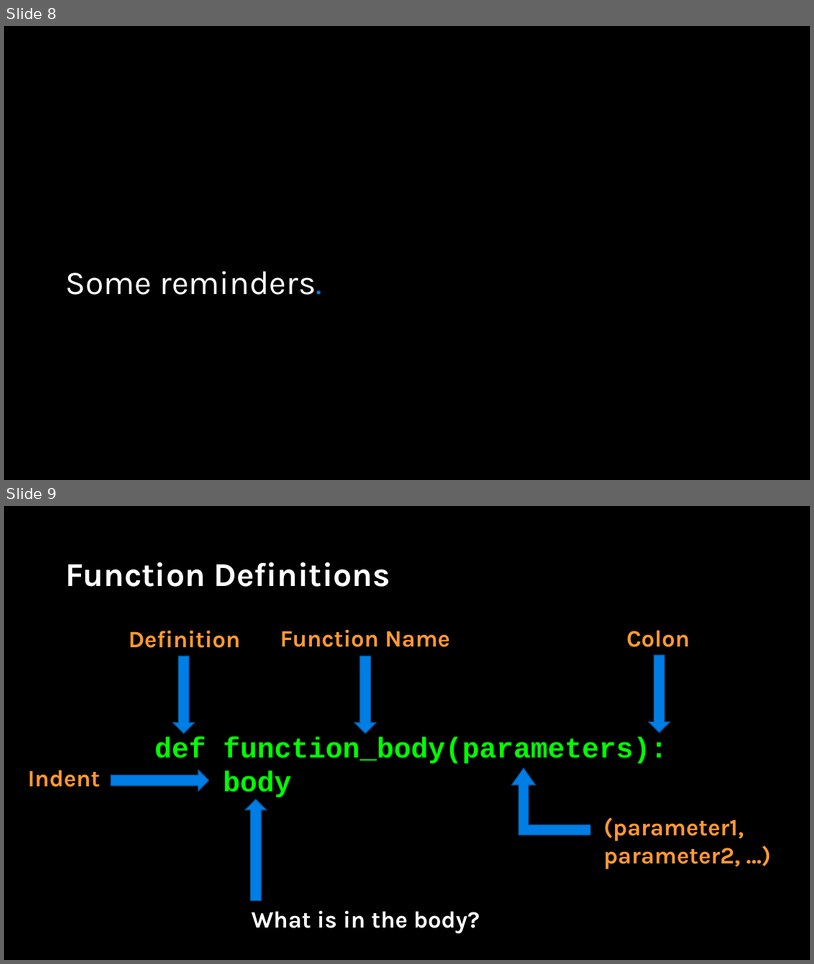
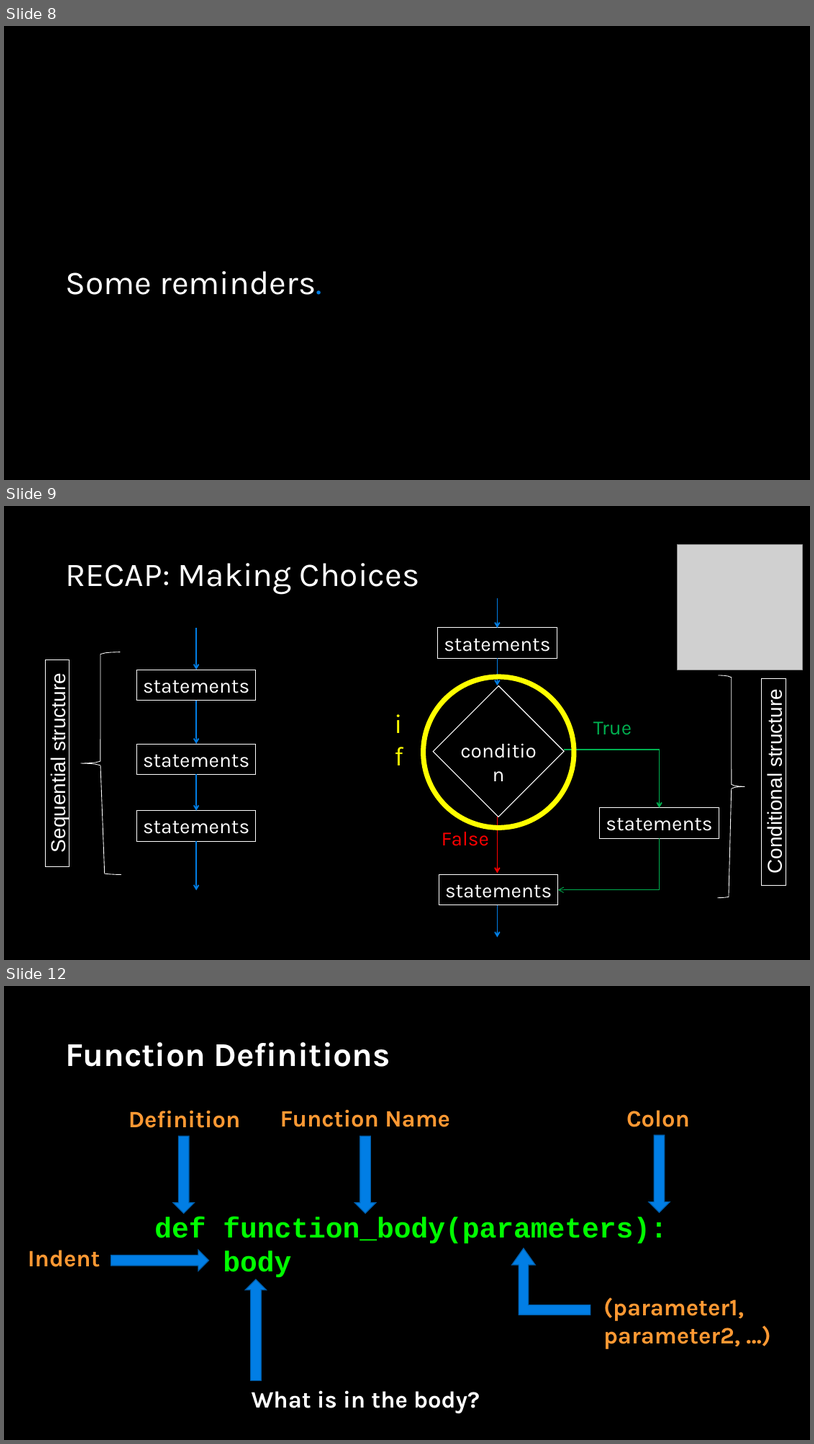
Before and after one commit to APS106/APS106-winter-2023-kinsella-goodfellow, a slide deck: lectures/week3/lecture 3/slides/week3_lecture3.pptx. Shown one above the other, each under a label of ours: slides 8 and 9 before the commit, slides 8, 9 and 12 after it; the slides between them are not shown. The pictures are 814x964 and 814x1444 pixels, drawn with LibreOffice and Linux fonts; fonts in the diff are those of the drawing; grey boxes stand for pictures; background and template pictures are left out. Boxes give left, top, right and bottom in pixels: in the first picture for what was removed or moved away, otherwise in the second. Text is boxed around its words. In the diff, an @@ line names an element or a change of style, - is before the commit and + after.

```diff
--- a/lectures/week3/lecture 3/slides/week3_lecture3.pptx
+++ b/lectures/week3/lecture 3/slides/week3_lecture3.pptx
@@ slide 9 added at (4,506,810,960), background picture (left out) @@
@@ picture added at (677,545,802,670) @@
@@ title added at (65,563,420,594), 39.6 pt, text #FFFFFF @@
+RECAP: Making Choices
@@ arrow added from (498, 598) to (498, 628), #017EE5 1.5 pt @@
@@ arrow added from (196, 628) to (196, 669), #017EE5 1.5 pt @@
@@ rectangle added at (437,628,557,658), outline #FFFFFF 0.75 pt, 24 pt, text #FFFFFF @@
+statements
@@ freeform shape added at (81,651,121,875), outline #FFFFFF 0.75 pt @@
@@ rectangle added at (45,659,70,866), outline #FFFFFF 0.75 pt, 24 pt, text #FFFFFF @@
+Sequential structure
@@ rectangle added at (136,669,256,700), outline #FFFFFF 0.75 pt, 24 pt, text #FFFFFF @@
+statements
@@ ellipse added at (424,677,574,827), outline #FFFF00 6 pt @@
@@ arrow added from (498, 659) to (498, 686), #017EE5 1.5 pt @@
@@ freeform shape added at (718,675,745,898), outline #FFFFFF 0.75 pt @@
@@ rectangle added at (762,678,786,885), outline #FFFFFF 0.75 pt, 24 pt, text #FFFFFF @@
+Conditional structure
@@ rectangle added at (434,686,565,817), fill #000000, outline #FFFFFF 1 pt @@
@@ arrow added from (196, 700) to (196, 744), #017EE5 1.5 pt @@
@@ text added at (388,703,416,742), 32 pt, text #FFFF00 @@
+if
@@ text added at (594,721,632,735), 24 pt, text #00B050 @@
+True
@@ text added at (449,735,548,765), 24 pt, text #FFFFFF @@
+condition
@@ rectangle added at (136,744,256,774), outline #FFFFFF 0.75 pt, 24 pt, text #FFFFFF @@
+statements
@@ elbow arrow added from (564, 750) to (660, 808), #00B050 1.5 pt @@
@@ arrow added from (196, 774) to (196, 811), #017EE5 1.5 pt @@
@@ rectangle added at (600,808,719,838), outline #FFFFFF 0.75 pt, 24 pt, text #FFFFFF @@
+statements
@@ rectangle added at (136,811,256,841), outline #FFFFFF 0.75 pt, 24 pt, text #FFFFFF @@
+statements
@@ text added at (442,826,489,846), 24 pt, text #FF0000 @@
+False
@@ arrow added from (498, 817) to (498, 872), #FF0000 1.5 pt @@
@@ arrow added from (196, 841) to (196, 890), #017EE5 1.5 pt @@
@@ elbow arrow added from (660, 838) to (558, 890), #00B050 0.75 pt @@
@@ rectangle added at (439,875,558,905), outline #FFFFFF 0.75 pt, 24 pt, text #FFFFFF @@
+statements
@@ arrow added from (498, 905) to (498, 937), #017EE5 1.5 pt @@
@@ what was slide 9 is now slide 12 @@
```
Also in this commit, not shown: 2 other slides added, 3 other files.
